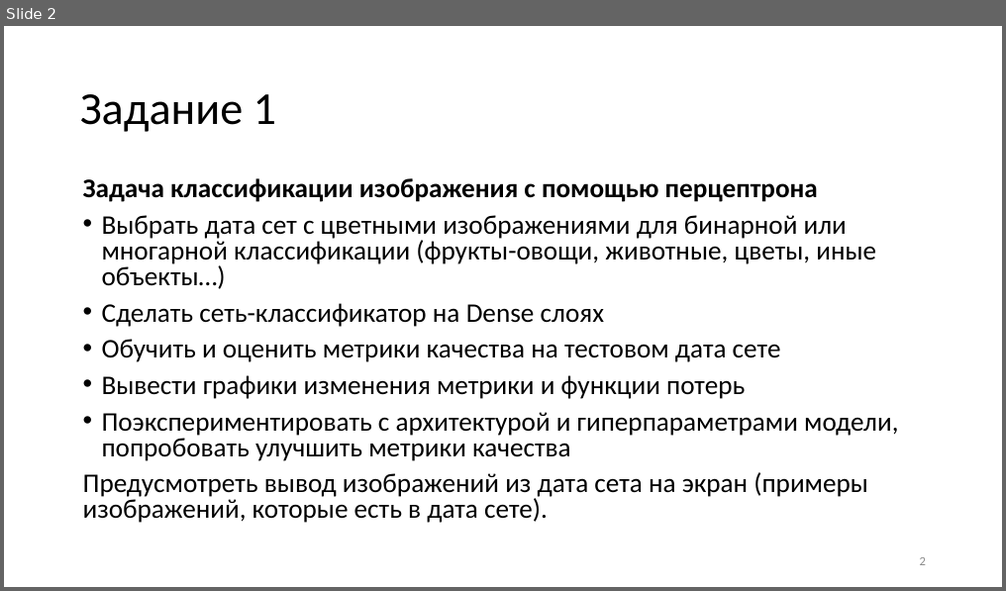
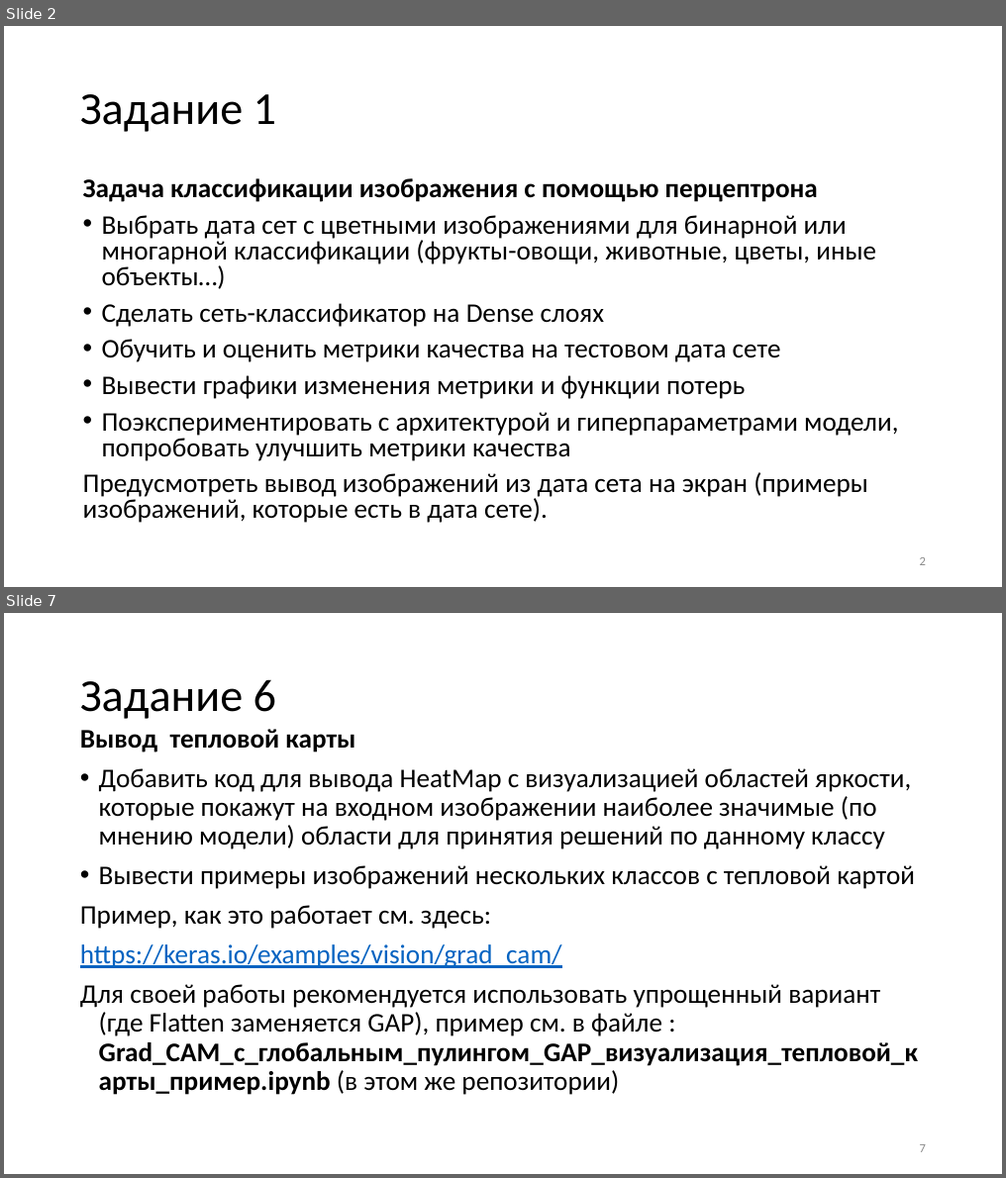
Before and after one commit to itc202/praktik, a slide deck: Нейросети_2024_практические_less2.pptx. Shown one above the other, each under a label of ours: slide 2 before the commit, slides 2 and 7 after it; the slides between them are not shown. The pictures are 1006x591 and 1006x1178 pixels, drawn with LibreOffice and Linux fonts; fonts in the diff are those of the drawing. Boxes give left, top, right and bottom in pixels: in the first picture for what was removed or moved away, otherwise in the second. Text is boxed around its words. In the diff, an @@ line names an element or a change of style, - is before the commit and + after.

```diff
--- a/Нейросети_2024_практические_less2.pptx
+++ b/Нейросети_2024_практические_less2.pptx
@@ slide 7 added at bbox=[4, 613, 1002, 1174], background #FFFFFF @@
@@ title added at bbox=[80, 679, 276, 719], 44 pt, text #000000 @@
+Задание 6
@@ text added at bbox=[80, 729, 918, 1095], 25.9 pt, text #000000 @@
+Вывод тепловой карты
+• Добавить код для вывода HeatMap с визуализацией областей яркости, которые покажут на входном изображении наиболее значимые (по мнению модели) области для принятия решений по данному классу
+• Вывести примеры изображений нескольких классов с тепловой картой
+Пример, как это работает см. здесь:
+https://keras.io/examples/vision/grad_cam/
+Для своей работы рекомендуется использовать упрощенный вариант (где Flatten заменяется GAP), пример см. в файле : Grad_CAM_с_глобальным_пулингом_GAP_визуализация_тепловой_карты_пример.ipynb (в этом же репозитории)
@@ page number added at bbox=[920, 1145, 926, 1153], 12 pt, text #8C8C8C @@
+7
```
Also in this commit, not shown: 5 slides changed, 4 slides removed.
